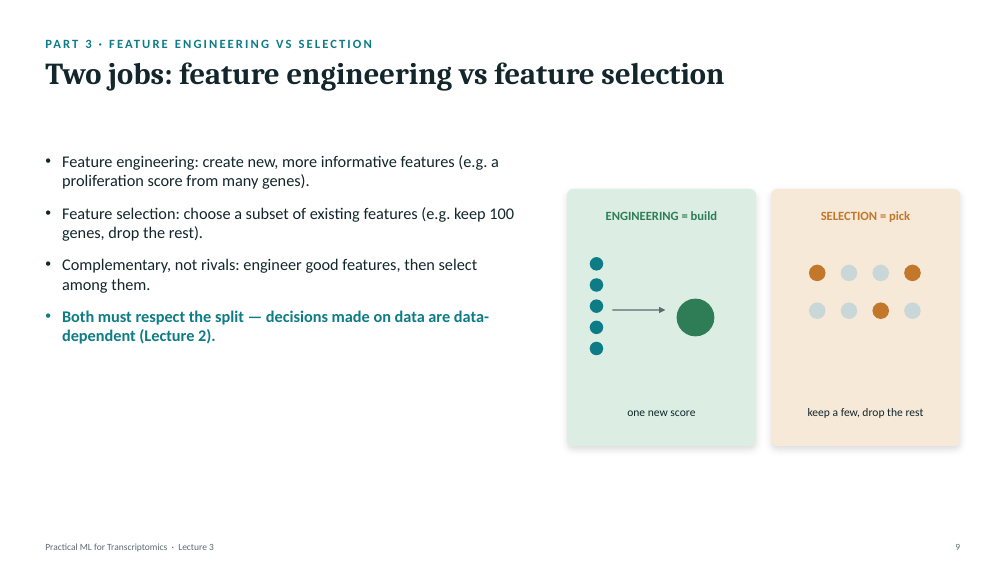
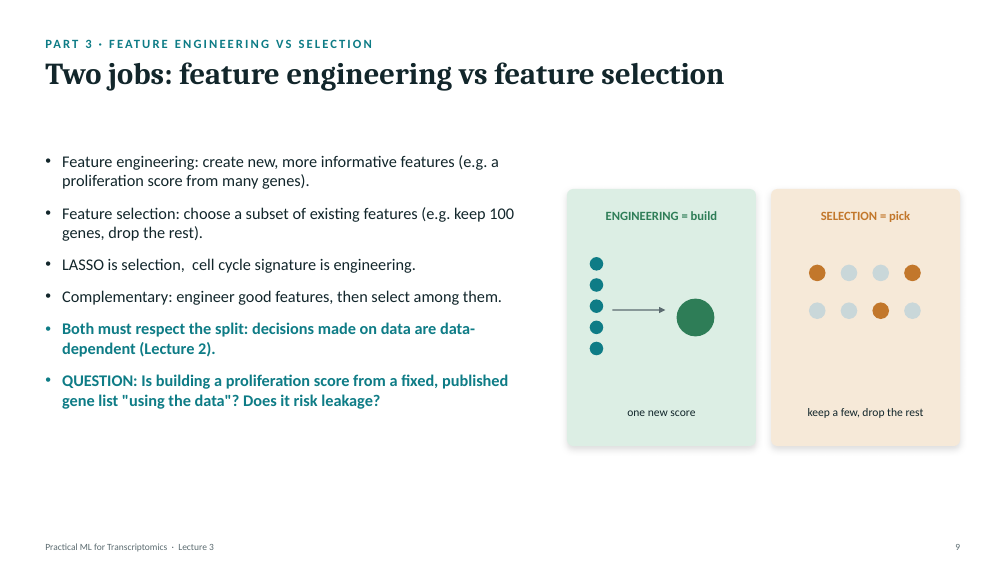
Before and after one commit to zhanyinx/ml26, a slide deck: slide 7 of lessons/lesson03_feature_engineering/theory/slides/Lecture3 - Feature Engineering and Biological Representation.pptx (slide 9 before the commit). Drawn at 1008x567 pixels with LibreOffice and Linux fonts; fonts in the diff are those of the drawing. Boxes give left, top, right and bottom in pixels: in the first picture for what was removed or moved away, otherwise in the second. Text is boxed around its words. In the diff, an @@ line names an element or a change of style, - is before the commit and + after.

```diff
--- a/lessons/lesson03_feature_engineering/theory/slides/Lecture3 - Feature Engineering and Biological Representation.pptx
+++ b/lessons/lesson03_feature_engineering/theory/slides/Lecture3 - Feature Engineering and Biological Representation.pptx
@@ text at (x1=62, y1=258, x2=508, y2=409): text changed @@
-• Complementary, not rivals: engineer good features, then select among them.
-• Both must respect the split — decisions made on data are data-dependent (Lecture 2).
+• LASSO is selection, cell cycle signature is engineering.
+• Complementary: engineer good features, then select among them.
+• Both must respect the split: decisions made on data are data-dependent (Lecture 2).
+• QUESTION: Is building a proliferation score from a fixed, published gene list "using the data"? Does it risk leakage?
```
Also in this commit, not shown: 20 other slides changed, 2 slides added, 7 slides removed.
